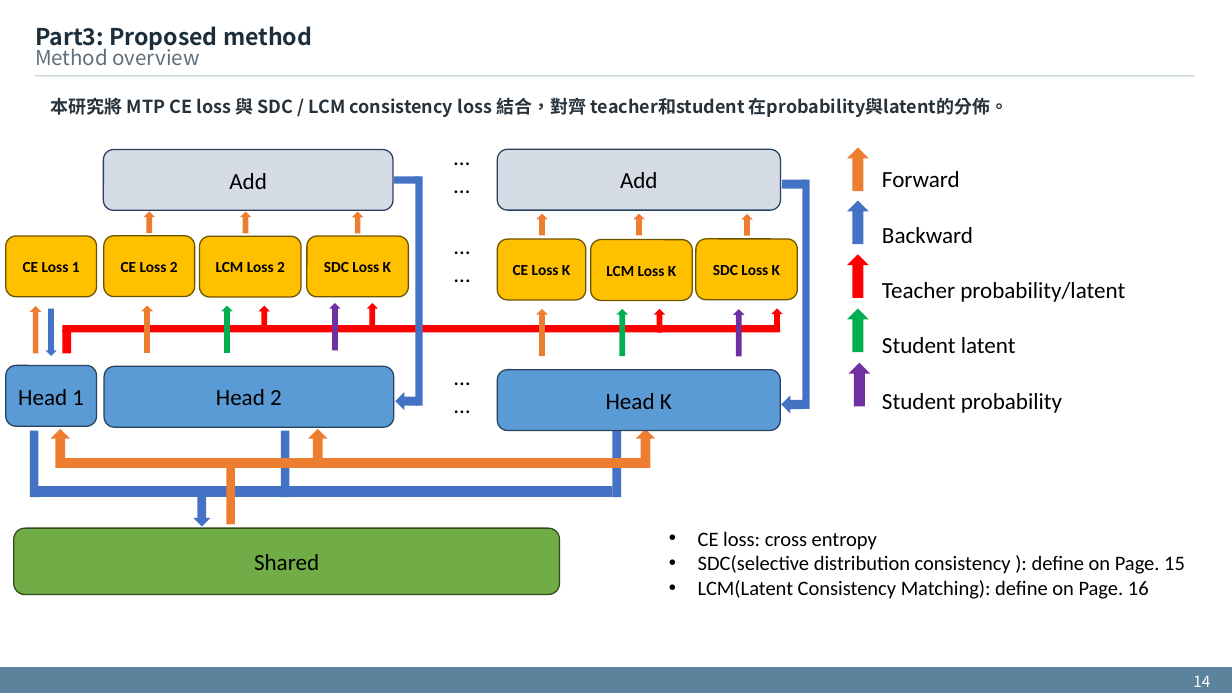
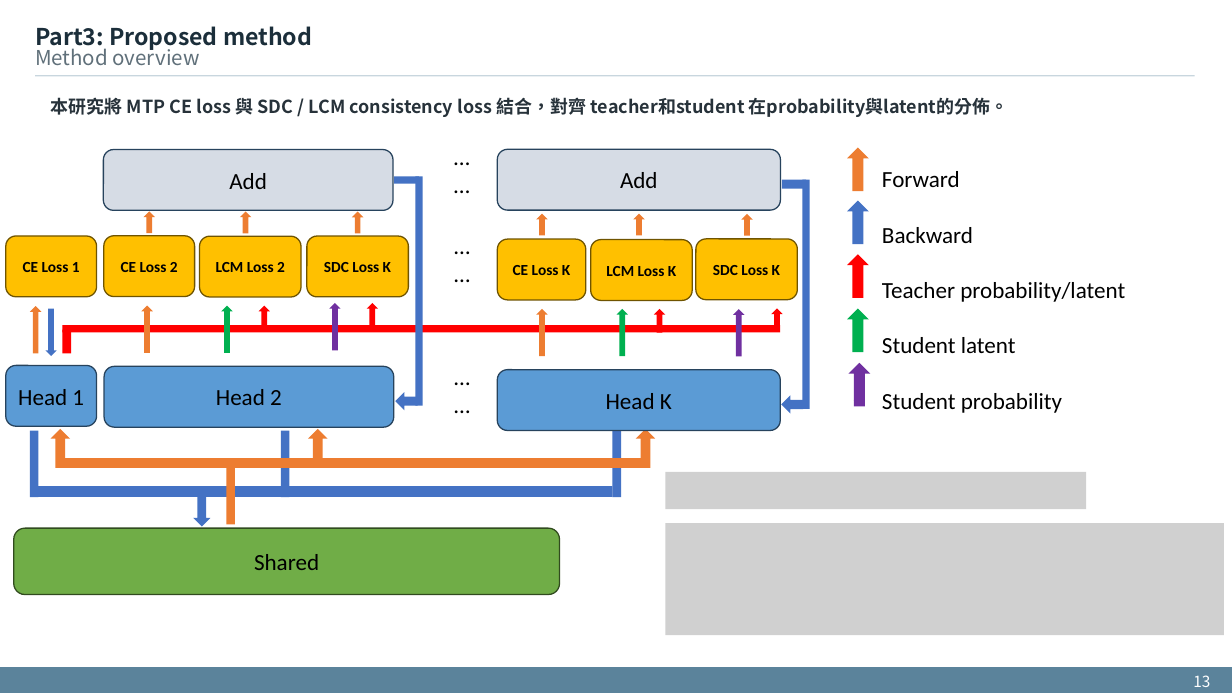
Before and after one commit to xdfg12456/llama-mtp, a slide deck: slide 13 of doc/mtp with consistency method.pptx. Drawn at 1232x693 pixels with LibreOffice and Linux fonts; fonts in the diff are those of the drawing; grey boxes stand for pictures. Boxes give left, top, right and bottom in pixels: in the first picture for what was removed or moved away, otherwise in the second. Text is boxed around its words. In the diff, an @@ line names an element or a change of style, - is before the commit and + after.

Commit message:
ppt update page 13 14 15

```diff
--- a/doc/mtp with consistency method.pptx
+++ b/doc/mtp with consistency method.pptx
@@ picture added at [665,472,1086,509] @@
@@ picture added at [665,523,1224,635] @@
@@ text removed at [698,531,1185,599] @@
-• CE loss: cross entropy
-• SDC(selective distribution consistency ): define on Page. 15
-• LCM(Latent Consistency Matching): define on Page. 16
@@ text at [1193,675,1210,687]: text changed @@
-14
+13
```
Also in this commit, not shown: 17 other slides changed.
